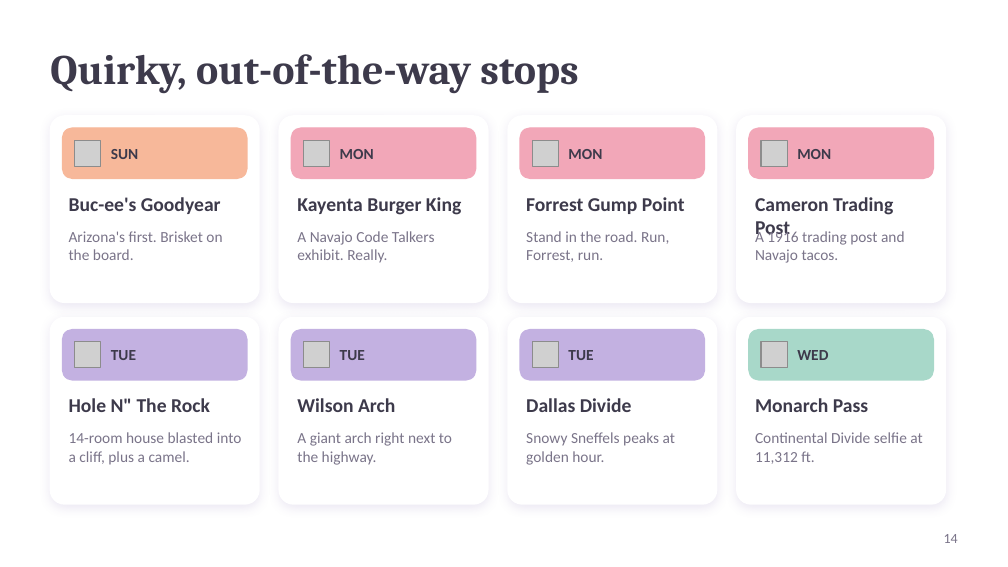
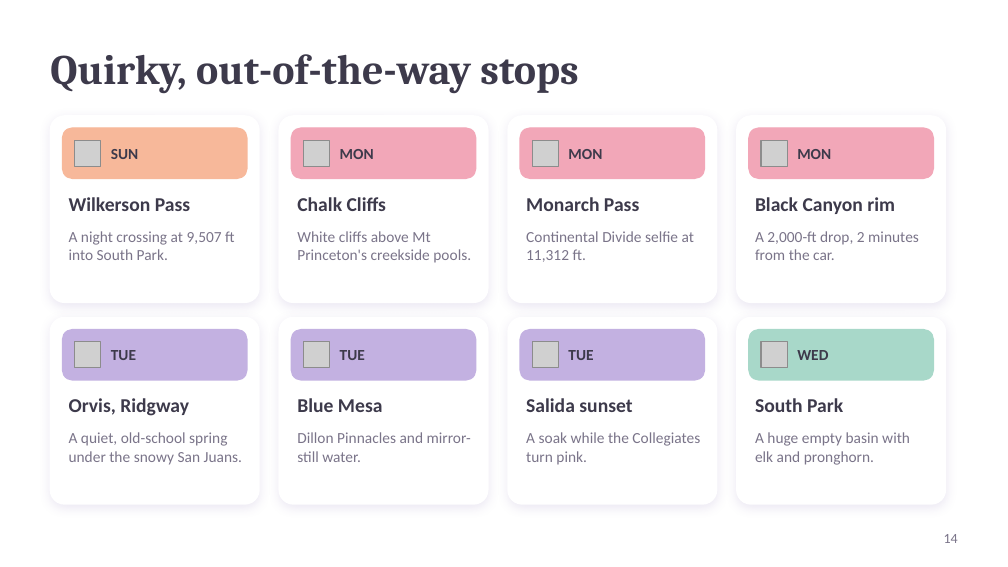
Before and after one commit to kohl-crypto/desert-to-divide, a slide deck: slide 14 of Desert-to-Divide-Tour-Guide.pptx. Drawn at 1008x567 pixels with LibreOffice and Linux fonts; fonts in the diff are those of the drawing; grey boxes stand for pictures. Boxes give left, top, right and bottom in pixels: in the first picture for what was removed or moved away, otherwise in the second. Text is boxed around its words. In the diff, an @@ line names an element or a change of style, - is before the commit and + after.

```diff
--- a/Desert-to-Divide-Tour-Guide.pptx
+++ b/Desert-to-Divide-Tour-Guide.pptx
@@ text at [69,197,190,211]: text changed @@
-Buc-ee's Goodyear
+Wilkerson Pass
@@ text at [297,197,386,211]: text changed @@
-Kayenta Burger King
+Chalk Cliffs
@@ text at [526,197,639,211]: text changed @@
-Forrest Gump Point
+Monarch Pass
@@ text at [755,197,895,214]: text changed @@
-Cameron Trading Post
+Black Canyon rim
@@ text at [69,231,234,260]: text changed @@
-Arizona's first. Brisket on the board.
+A night crossing at 9,507 ft into South Park.
@@ text at [297,231,471,263]: text changed @@
-A Navajo Code Talkers exhibit. Really.
+White cliffs above Mt Princeton's creekside pools.
@@ text at [526,231,694,262]: text changed @@
-Stand in the road. Run, Forrest, run.
+Continental Divide selfie at 11,312 ft.
@@ text at [755,231,919,260]: text changed @@
-A 1916 trading post and Navajo tacos.
+A 2,000-ft drop, 2 minutes from the car.
@@ text at [69,398,189,416]: text changed @@
-Hole N" The Rock
+Orvis, Ridgway
@@ text at [297,398,383,412]: text changed @@
-Wilson Arch
+Blue Mesa
@@ text at [526,398,632,412]: text changed @@
-Dallas Divide
+Salida sunset
@@ text at [755,398,843,412]: text changed @@
-Monarch Pass
+South Park
@@ text at [69,432,242,465]: text changed @@
-14-room house blasted into a cliff, plus a camel.
+A quiet, old-school spring under the snowy San Juans.
@@ text at [297,432,471,462]: text changed @@
-A giant arch right next to the highway.
+Dillon Pinnacles and mirror-still water.
@@ text at [526,432,700,465]: text changed @@
-Snowy Sneffels peaks at golden hour.
+A soak while the Collegiates turn pink.
@@ text at [755,432,910,465]: text changed @@
-Continental Divide selfie at 11,312 ft.
+A huge empty basin with elk and pronghorn.
```
Also in this commit, not shown: 16 other slides changed, 25 other files.
